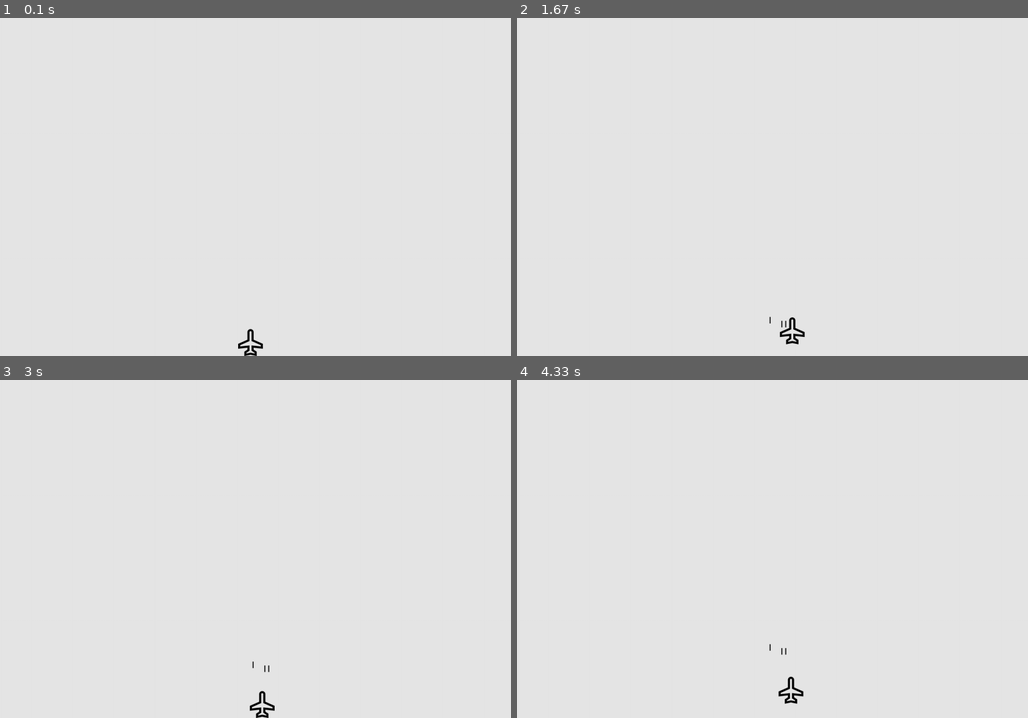
Above: before the commit, frames 1-4 (two rows, left to right).
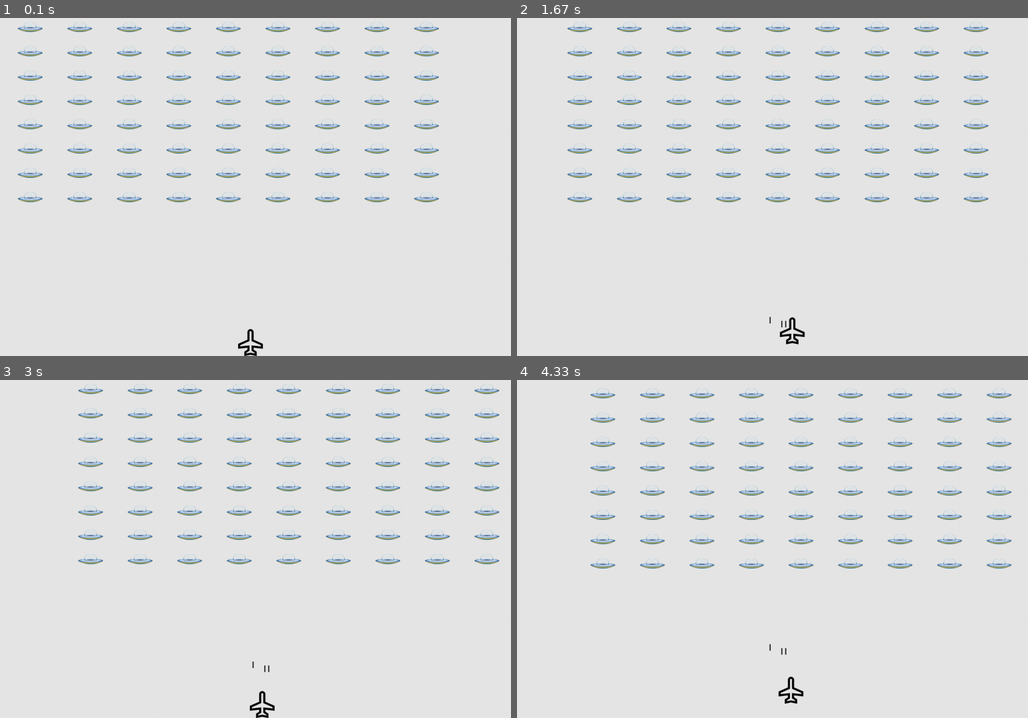
Above: after the commit, the same moments.

Repository: zhupiggy/alien_invasion
Game: pygame game, started from alien_invasion.py
The game is run twice, just before and just after one commit, with the same random seed, the same clock (stepped at 60 frames per second) and the same inputs.
Inputs:
- Up to frame 1 (0.1 s): no input
- Up to frame 2 (1.67 s): tap Enter at 0.33 s; hold Right 0.67-1.13 s; tap Space at 0.73, 1.03, 1.23, 1.57 s; hold Up 1.17-1.47 s; hold Right from 1.5 s (still down)
- Up to frame 3 (3 s): tap Space at 1.87, 2.07, 2.37, 2.63, 2.97 s; release Right at 1.97 s; hold Left 2-2.53 s; hold Down 2.57-2.87 s; hold Left from 2.9 s (still down)
- Up to frame 4 (4.33 s): tap Space at 3.27, 3.4, 3.8, 4.1 s; release Left at 3.3 s; hold Up 3.33-3.7 s; hold Right from 3.73 s (still down)

The runs differ from the first frame. In frame 1, 4.7% of the frame differs, in the area x 3-86%, y 1-55%; in frame 2, 4.8%; in frame 3, 4.8%, in the area x 15-98%, y 1-55%; in frame 4, 4.7%.

Commit message:
Chapt 13 --Aliens
Complete chapter 13 !

Diff:
--- /dev/null
+++ b/alien.py
@@ -0,0 +1,38 @@
+import pygame
+from pygame.sprite import Sprite
+
+
+class Alien(Sprite):
+    """表示单个外星人的类"""
+
+    def __init__(self, gui_setting, screen):
+        """外星人：初始化、位置确定"""
+        super().__init__()
+        self.screen = screen
+        self.gui_setting = gui_setting
+
+        # 加载外星人，设置其rect属性
+        self.image = pygame.image.load("ship.png")
+        self.rect = self.image.get_rect()
+
+        # 每个外星人最初都在屏幕左上角
+        self.rect.x = self.rect.width
+        self.rect.y = self.rect.height
+
+        # 存储外星人的准确位置
+        self.x = float(self.rect.x)
+
+    def blitme(self):
+        """在指定位置绘制外星人"""
+        self.screen.blit(self.image, self.rect)
+
+    def update(self):
+        """移动外星人"""
+        self.x += (self.gui_setting.alien_speed * self.gui_setting.direction)
+        self.rect.x = self.x
+
+    def check_edges(self):
+        """检测外星人是否靠近屏幕边缘"""
+        screen_rect = self.screen.get_rect()
+        if self.rect.right >= screen_rect.right or self.rect.left <= 0:
+            return True
--- a/alien_invasion.py
+++ b/alien_invasion.py
@@ -2,8 +2,10 @@
 from pygame.sprite import Group
 
 from setting import Settings
+import game_functions as gf
 from ship import Ship
-import game_functions as gf
+from alien import Alien
+from game_stats import GameStats
 
 
 def run_game():
@@ -14,17 +16,24 @@
         (gui_setting.screen_width, gui_setting.screen_height))
 
     pygame.display.set_caption("Alien Invasion")
+    stats = GameStats(gui_setting)
+    # 创建飞船、子弹、外星人
+    ship = Ship(screen, gui_setting)
 
-    # 创建飞船、子弹
-    ship = Ship(screen, gui_setting)
     bullets = Group()
+
+    aliens = Group()
+    # 创建一群外星人
+    gf.creat_aliens(gui_setting, screen, aliens)
 
     # 开始游戏主循环
     while True:
         gf.check_events(gui_setting, screen, ship, bullets)
-        ship.update()
-        gf.update_bullets(bullets)
-        gf.update_screen(gui_setting.bg_color, screen, ship, bullets)
+        if stats.game_active == True:
+            ship.update()
+            gf.update_bullets(gui_setting, screen, bullets, aliens)
+            gf.update_alien(gui_setting, stats, screen, ship, aliens, bullets)
+        gf.update_screen(gui_setting.bg_color, screen, ship, bullets, aliens)
 
 
 run_game()
--- a/game_functions.py
+++ b/game_functions.py
@@ -1,8 +1,10 @@
 import sys
+from time import sleep
 
 import pygame
 
 from bullet import Bullet
+from alien import Alien
 
 
 def fire_bullets(gui_setting, screen, ship, bullets):
@@ -23,6 +25,8 @@
         ship.moving_down = True
     elif event.key == pygame.K_SPACE:
         fire_bullets(gui_setting, screen, ship, bullets)
+    elif event.key == pygame.K_q:
+        sys.exit()
 
 
 def check_keyup_events(event, ship):
@@ -47,20 +51,22 @@
             check_keyup_events(event, ship)
 
 
-def update_screen(bg_color, screen, ship, bullets):
+def update_screen(bg_color, screen, ship, bullets, aliens):
     """更新屏幕上的图像，并切换到新屏幕"""
     # 每次循环时都重绘屏幕
     screen.fill(bg_color)
+
     # 在飞船和外星人后边重绘所有自担
     for bullet in bullets.sprites():
         bullet.draw_bullet()
     ship.blitme()
+    aliens.draw(screen)
 
     # 让最近绘制的屏幕可见
     pygame.display.flip()
 
 
-def update_bullets(bullets):
+def update_bullets(gui_setting, screen, bullets, aliens):
     """更新子单位置、 并删除已经在屏幕消失的子弹"""
     bullets.update()
 
@@ -68,3 +74,94 @@
     for bullet in bullets.copy():
         if bullet.rect.bottom <= 0:
             bullets.remove(bullet)
+
+    # 检测子弹与外星人的碰撞， 并销毁碰撞的外星人
+    check_bullet_alien_collisions(gui_setting, screen, aliens, bullets)
+
+
+def check_bullet_alien_collisions(gui_setting, screen, aliens, bullets):
+    """响应碰撞"""
+    colisions = pygame.sprite.groupcollide(bullets, aliens, True, True)
+
+    if len(aliens) == 0:
+        # 删除现有子弹并创建新的外星人
+        bullets.empty()
+        creat_aliens(gui_setting, screen, aliens)
+
+
+def creat_aliens(gui_setting, screen, aliens):
+    """创建一群外星人"""
+    # 计算可以容纳的外星人 行数、 列数
+    alien = Alien(gui_setting, screen)
+    alien_width = alien.rect.width
+    alien_height = alien.rect.height
+
+    space_x = gui_setting.screen_width - 2 * alien_width
+    space_y = gui_setting.screen_height * 3 / 5
+
+    num_x = int(space_x / (2 * alien_width))
+    num_y = int(space_y / (2 * alien_height))
+
+    # 创建行、列 外星人
+    for a in range(num_y):
+        for b in range(num_x):
+            alien = Alien(gui_setting, screen)
+            alien.y = alien_height + 2 * a * alien_height
+            alien.rect.y = alien.y
+            alien.x = alien_width + 2 * b * alien_width
+            alien.rect.x = alien.x
+            aliens.add(alien)
+
+
+def check_fleet_edges(gui_setting, aliens):
+    """外星人到达屏幕边缘时采取措施"""
+    for alien in aliens.sprites():
+        if alien.check_edges():
+            change_direction(gui_setting, aliens)
+            break
+
+
+def change_direction(gui_setting, aliens):
+    """外星人整体下移，并改变移动方向"""
+    for alien in aliens.sprites():
+        alien.rect.y += gui_setting.drop_speed
+    gui_setting.direction *= -1
+
+
+def update_alien(gui_setting, stats, screen, ship, aliens, bullets):
+    """更新外星人位置"""
+    check_fleet_edges(gui_setting, aliens)
+    aliens.update()
+
+    # 检测外星人与飞船的碰撞
+    if pygame.sprite.spritecollideany(ship, aliens):
+        ship_hit
+    check_aliens_bottom(gui_setting, stats, screen, ship, aliens, bullets)
+
+
+def ship_hit(gui_setting, stats, screen, ship, aliens, bullets):
+    # 飞船被撞减1
+    if stats.ships_left > 0:
+        stats.ships_left -= 1
+
+        # 清空外星人列表和子弹列表
+        aliens.empty()
+        bullets.empty()
+
+        # 创建新的外星人， 并将飞船放置在屏幕底端中央
+        creat_aliens(gui_setting, screen, aliens)
+        ship.center_ship()
+
+        # 暂停
+        sleep(1)
+    else:
+        stats.game_active = False
+
+
+def check_aliens_bottom(gui_setting, stats, screen, ship, aliens, bullets):
+    """检查是否有外星人到了底端"""
+    screen_rect = screen.get_rect()
+    for alien in aliens.sprites():
+        if alien.rect.bottom >= screen_rect.bottom:
+            ship_hit(gui_setting, stats, screen, ship, aliens, bullets)
+            break
--- /dev/null
+++ b/game_stats.py
@@ -0,0 +1,10 @@
+class GameStats():
+    """跟踪游戏的统计信息"""
+
+    def __init__(self, gui_setting):
+        self.gui_setting = gui_setting
+        self.reset_stats()
+        self.game_active = True
+
+    def reset_stats(self):
+        self.ships_left = self.gui_setting.ships_left
--- a/setting.py
+++ b/setting.py
@@ -15,3 +15,11 @@
         self.bullet_height = 15
         self.bullet_color = 60, 60, 60
         self.bullets_allowed = 3
+
+        # 外星人设置
+        self.alien_speed = 0.8
+        self.drop_speed = 10
+        self.direction = 1
+
+        # 飞船设置
+        self.ships_left = 3
--- a/ship.py
+++ b/ship.py
@@ -46,3 +46,6 @@
         # 根据self.center更新rect对象
         self.rect.centerx = self.center
         self.rect.bottom = self.bottom
+
+    def center_ship(self):
+        self.center = self.screen_rect.centerx
